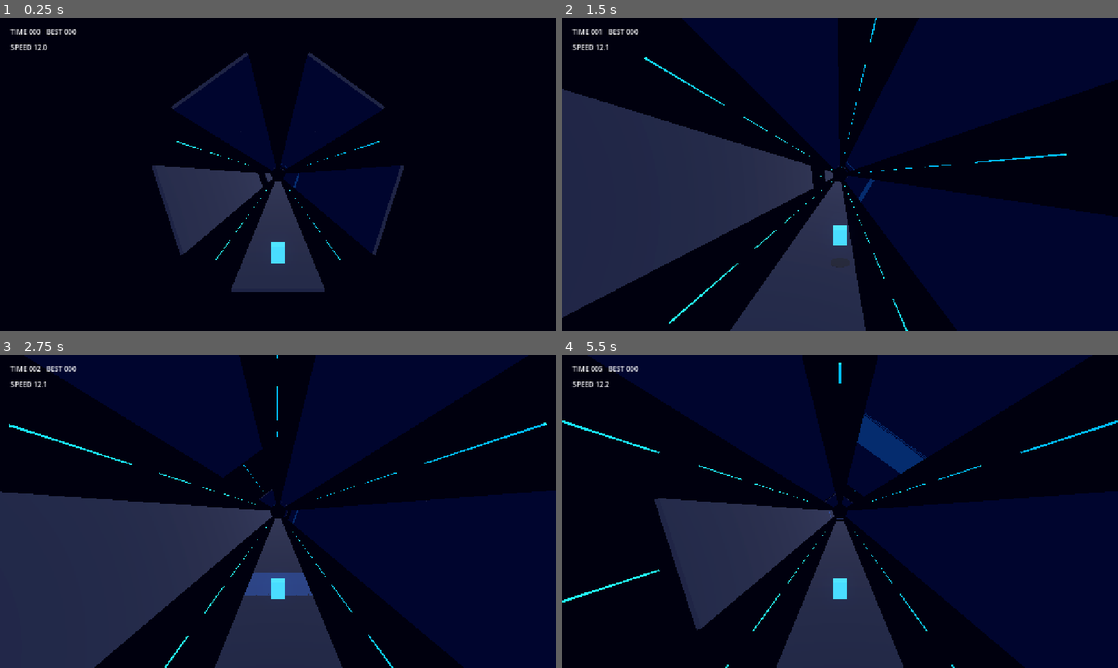
Above: before the commit, frames 1-4 (two rows, left to right).
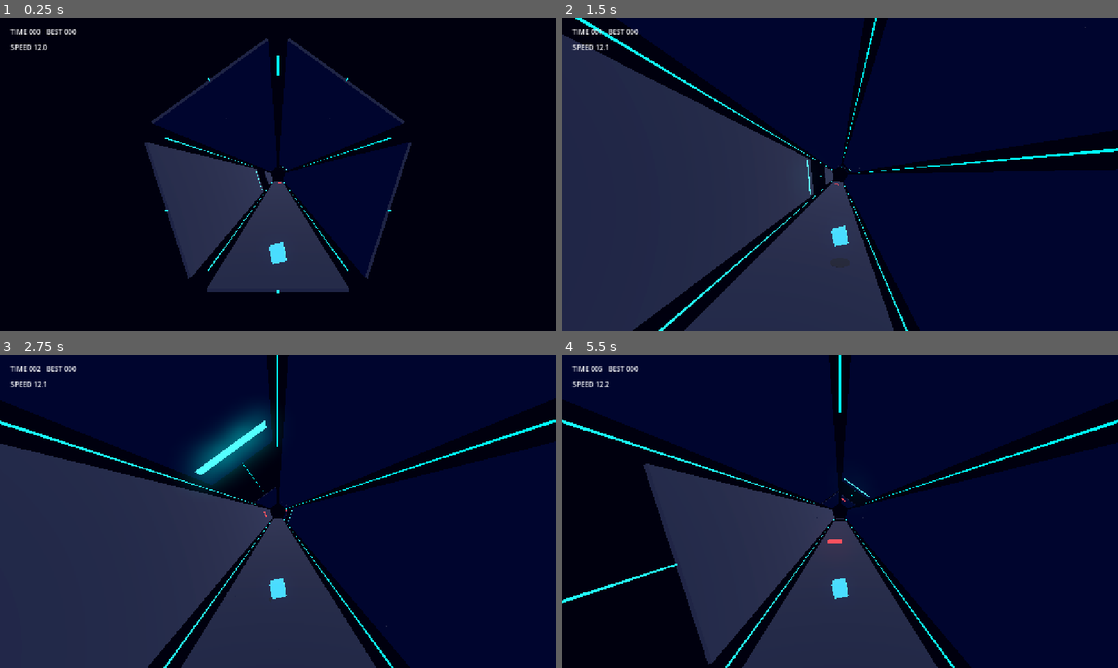
Above: after the commit, the same moments.

Repository: jeoungan/Project_1
Game: Godot game, scene res://scenes/main/ElectronDashGame.tscn
Same seed, same stepped clock (60 frames per second), same inputs: the game is played once before the commit and once after it.
Inputs:
- Up to frame 1 (0.25 s): no input
- Up to frame 2 (1.5 s): hold D (move_right) 0.53-1.28 s; hold Space (jump) 0.53-1.28 s; hold A (move_left) from 1.28 s (still down); tap Space (jump) at 1.35 s
- Up to frame 3 (2.75 s): tap Space (jump) at 1.52, 1.82 s; release A (move_left) at 2.03 s; hold D (move_right) from 2.03 s (still down); hold Space (jump) from 2.03 s (still down)
- Up to frame 4 (5.5 s): release D (move_right) at 2.78 s; release Space (jump) at 2.78 s; hold W 2.78-3.53 s; tap Space (jump) at 2.85, 3.02, 3.32, 4.35, 4.52, 4.82 s; hold Space (jump) 3.53-4.28 s; hold A (move_left) from 3.53 s (still down); hold Space (jump) from 5.03 s (still down)

The runs differ from the first frame. In frame 1, 8.8% of the frame differs, in the area x 26-74%, y 6-88%; in frame 2, 28%; in frame 3, 30%, in the area x 0-100%, y 0-100%; in frame 4, 26%.

Commit message:
feat: add full-face lanes and moving blockers

Diff:
--- a/scripts/electron_dash/electron_dash_game.gd
+++ b/scripts/electron_dash/electron_dash_game.gd
@@ -17,6 +17,7 @@
 @export var jump_buffer_seconds: float = 0.14
 @export var jump_ready_height: float = 0.08
 @export var lane_change_grace_seconds: float = 0.22
+@export var mover_phase_speed: float = 2.2
 
 var player_lane: int = 0
 var target_angle: float = 0.0
@@ -28,6 +29,7 @@
 var score: int = 0
 var best_score: int = 0
 var survival_time: float = 0.0
+var world_time: float = 0.0
 var invincible_timer: float = 0.0
 var status_message_timer: float = 0.0
 var jump_buffer_timer: float = 0.0
@@ -96,6 +98,7 @@
 	if not is_alive:
 		return
 	var speed: float = Rules.speed_for_distance(distance)
+	world_time += delta
 	survival_time += delta
 	distance += speed * delta
 	score = int(survival_time)
@@ -112,6 +115,7 @@
 	_update_jump(delta)
 	_try_consume_jump()
 	_update_player_transform(delta)
+	_animate_movers()
 	_scroll_segments(speed, delta)
 	_update_hud()
 
@@ -218,17 +222,20 @@
 		if Rules.segment_has_floor(data, lane):
 			var is_unstable := Rules.segment_has_unstable(data, lane)
 			root.add_child(_make_tile(lane, _tile_color(is_unstable), is_unstable))
+			if Rules.segment_has_jump_marker(data, lane):
+				root.add_child(_make_jump_marker(lane))
 		if Rules.segment_has_laser(data, lane):
 			root.add_child(_make_laser(lane))
+		if Rules.segment_has_mover(data, lane):
+			root.add_child(_make_moving_obstacle(lane))
 
 func _make_tunnel_grid() -> Node3D:
 	var grid := Node3D.new()
-	var color := Color(0.0, 0.65, 1.0, 1.0)
 	for lane in range(visual_grid_lanes):
 		var angle := TAU * float(lane) / float(visual_grid_lanes)
 		var mesh := BoxMesh.new()
-		mesh.size = Vector3(0.035, 0.035, segment_depth * 0.66)
-		mesh.material = _make_emissive_material(color, 1.15)
+		mesh.size = Vector3(0.045, 0.045, segment_depth * 1.12)
+		mesh.material = _make_emissive_material(_edge_color(), 1.45)
 		var rail := MeshInstance3D.new()
 		rail.mesh = mesh
 		_place_at_angle(rail, angle, tunnel_radius + 0.03)
@@ -237,12 +244,48 @@
 
 func _make_tile(lane: int, color: Color, is_unstable: bool = false) -> MeshInstance3D:
 	var mesh := BoxMesh.new()
-	mesh.size = Vector3(_panel_width(0.64), 0.12, _tile_depth(is_unstable))
+	mesh.size = Vector3(_panel_width(1.0), 0.10, _tile_depth(is_unstable))
 	mesh.material = _make_emissive_material(color, 1.8 if is_unstable else 1.35)
 	var tile := MeshInstance3D.new()
 	tile.mesh = mesh
 	_place_on_tunnel(tile, lane, tunnel_radius)
 	return tile
+
+func _make_jump_marker(lane: int) -> MeshInstance3D:
+	var mesh := BoxMesh.new()
+	mesh.size = Vector3(_panel_width(0.86), 0.06, segment_depth * 0.22)
+	mesh.material = _make_emissive_material(_jump_marker_color(), 3.1)
+	var marker := MeshInstance3D.new()
+	marker.mesh = mesh
+	_place_on_tunnel(marker, lane, tunnel_radius - 0.06)
+	marker.position.z += segment_depth * 0.32
+	return marker
+
+func _make_moving_obstacle(lane: int) -> Node3D:
+	var root := Node3D.new()
+	root.name = "MoverLane%d" % lane
+	root.set_meta("lane", lane)
+	var mesh := BoxMesh.new()
+	mesh.size = Vector3(_panel_width(0.34), 0.32, segment_depth * 0.26)
+	mesh.material = _make_emissive_material(Color(1.0, 0.1, 0.12, 1.0), 2.7)
+	var mover := MeshInstance3D.new()
+	mover.mesh = mesh
+	_position_mover_mesh(mover, lane)
+	root.add_child(mover)
+	return root
+
+func _animate_movers() -> void:
+	for segment in segments:
+		var segment_root := segment["root"] as Node3D
+		for child in segment_root.get_children():
+			if child.has_meta("lane") and child.get_child_count() > 0:
+				var mover := child.get_child(0) as MeshInstance3D
+				if mover != null:
+					_position_mover_mesh(mover, int(child.get_meta("lane")))
+
+func _position_mover_mesh(mover: MeshInstance3D, lane: int) -> void:
+	_place_on_tunnel(mover, lane, tunnel_radius - 0.28)
+	mover.position += _lane_tangent(lane) * _mover_offset(lane)
 
 func _make_laser(lane: int) -> Node3D:
 	var root := Node3D.new()
@@ -264,6 +307,10 @@
 	var angle: float = _visual_lane_angle(lane)
 	_place_at_angle(node, angle, radius)
 
+func _lane_tangent(lane: int) -> Vector3:
+	var angle: float = _visual_lane_angle(lane)
+	return Vector3(-sin(angle), cos(angle), 0.0)
+
 func _place_at_angle(node: Node3D, angle: float, radius: float) -> void:
 	var normal := Vector3(cos(angle), sin(angle), 0.0)
 	var tangent := Vector3(-sin(angle), cos(angle), 0.0)
@@ -276,13 +323,25 @@
 	return PI * 1.5 - _visual_lane_angle(lane)
 
 func _panel_width(scale_factor: float) -> float:
-	return max(2.2, TAU * tunnel_radius / float(lane_count) * scale_factor)
+	return _lane_surface_width() * scale_factor
+
+func _lane_surface_width() -> float:
+	return TAU * tunnel_radius / float(lane_count) * 0.98
 
 func _tile_depth(_is_unstable: bool) -> float:
 	return segment_depth * 1.08
 
 func _tile_color(is_unstable: bool) -> Color:
 	return Color(0.035, 0.10, 0.24, 1.0) if is_unstable else Color(0.012, 0.045, 0.14, 1.0)
+
+func _edge_color() -> Color:
+	return Color(0.0, 0.82, 1.0, 1.0)
+
+func _jump_marker_color() -> Color:
+	return Color(0.1, 1.0, 0.95, 1.0)
+
+func _mover_offset(lane: int) -> float:
+	return sin(world_time * mover_phase_speed + float(lane) * 0.8) * _lane_surface_width() * 0.26
 
 func _configure_world() -> void:
 	var environment := Environment.new()
@@ -305,9 +364,10 @@
 	for child in player_visual.get_children():
 		child.free()
 	var mesh := BoxMesh.new()
-	mesh.size = Vector3(0.58, 0.72, 0.58)
+	mesh.size = Vector3(0.62, 0.62, 0.62)
 	mesh.material = _make_emissive_material(Color(0.16, 0.55, 1.0, 1.0), 1.25)
 	player_visual.mesh = mesh
+	player_visual.rotation.z = deg_to_rad(12.0)
 
 	if shadow_visual == null:
 		var shadow_mesh := CylinderMesh.new()
--- a/scripts/electron_dash/electron_dash_rules.gd
+++ b/scripts/electron_dash/electron_dash_rules.gd
@@ -34,12 +34,26 @@
 		return false
 	return bool(unstable[lane])
 
+static func segment_has_mover(segment: Dictionary, lane: int) -> bool:
+	var movers: Array = segment.get("movers", [])
+	if lane < 0 or lane >= movers.size():
+		return false
+	return bool(movers[lane])
+
+static func segment_has_jump_marker(segment: Dictionary, lane: int) -> bool:
+	var jump_markers: Array = segment.get("jump_markers", [])
+	if lane < 0 or lane >= jump_markers.size():
+		return false
+	return bool(jump_markers[lane])
+
 static func should_crash(segment: Dictionary, lane: int, is_grounded: bool, _is_ducking: bool) -> bool:
 	if is_grounded and not segment_has_floor(segment, lane):
 		return true
 	if is_grounded and segment_has_unstable(segment, lane):
 		return true
 	if segment_has_laser(segment, lane):
+		return true
+	if is_grounded and segment_has_mover(segment, lane):
 		return true
 	return false
 
@@ -50,10 +64,14 @@
 	var floors: Array = []
 	var lasers: Array = []
 	var unstable: Array = []
+	var movers: Array = []
+	var jump_markers: Array = []
 	for _i in range(lane_count):
 		floors.append(true)
 		lasers.append(false)
 		unstable.append(false)
+		movers.append(false)
+		jump_markers.append(false)
 
 	if index >= SAFE_START_SEGMENTS:
 		var gap_lane: int = long_gap_lane_for_segment(index, lane_count, map_seed)
@@ -61,21 +79,26 @@
 			floors[gap_lane] = false
 			if index % (LONG_GAP_CYCLE * 2) == 0:
 				floors[wrap_lane(gap_lane, 1, lane_count)] = false
-		if index % 9 == 0 and gap_lane < 0:
-			var unstable_lane := positive_mod(map_seed * 11 + index * 4 + 1, lane_count)
-			if bool(floors[unstable_lane]) and not bool(lasers[unstable_lane]):
-				unstable[unstable_lane] = true
-		if not _arrays_have_safe_lane(floors, lasers, unstable, lane_count):
+		var warning_lane: int = long_gap_lane_for_segment(index + 1, lane_count, map_seed)
+		if warning_lane >= 0:
+			jump_markers[warning_lane] = true
+		if index % 11 == 0 and gap_lane < 0:
+			var mover_lane := positive_mod(map_seed * 7 + index * 2 + 3, lane_count)
+			movers[mover_lane] = true
+		if not _arrays_have_safe_lane(floors, lasers, unstable, movers, lane_count):
 			var safe_lane := positive_mod(index + 1, lane_count)
 			floors[safe_lane] = true
 			lasers[safe_lane] = false
 			unstable[safe_lane] = false
+			movers[safe_lane] = false
 
 	return {
 		"index": index,
 		"floors": floors,
 		"lasers": lasers,
-		"unstable": unstable
+		"unstable": unstable,
+		"movers": movers,
+		"jump_markers": jump_markers
 	}
 
 static func long_gap_lane_for_segment(index: int, lane_count: int = LANE_COUNT, map_seed: int = 0) -> int:
@@ -90,7 +113,7 @@
 
 static func segment_has_safe_lane(segment: Dictionary, lane_count: int = LANE_COUNT) -> bool:
 	for lane in range(lane_count):
-		if segment_has_floor(segment, lane) and not segment_has_laser(segment, lane) and not segment_has_unstable(segment, lane):
+		if segment_has_floor(segment, lane) and not segment_has_laser(segment, lane) and not segment_has_unstable(segment, lane) and not segment_has_mover(segment, lane):
 			return true
 	return false
 
@@ -100,8 +123,8 @@
 		result += modulo
 	return result
 
-static func _arrays_have_safe_lane(floors: Array, lasers: Array, unstable: Array, lane_count: int) -> bool:
+static func _arrays_have_safe_lane(floors: Array, lasers: Array, unstable: Array, movers: Array, lane_count: int) -> bool:
 	for lane in range(lane_count):
-		if bool(floors[lane]) and not bool(lasers[lane]) and not bool(unstable[lane]):
+		if bool(floors[lane]) and not bool(lasers[lane]) and not bool(unstable[lane]) and not bool(movers[lane]):
 			return true
 	return false
--- a/scripts/tests/test_electron_dash_game_behavior.gd
+++ b/scripts/tests/test_electron_dash_game_behavior.gd
@@ -26,6 +26,12 @@
 		return
 	if not _check(game._tile_depth(false) >= game.segment_depth * 1.02, "ordinary road tiles overlap into a continuous path"):
 		return
+	if not _check(game._panel_width(1.0) >= game._lane_surface_width() * 0.96, "each road face fills the whole lane surface"):
+		return
+	if not _check(game._edge_color().g > 0.6 and game._edge_color().b > 0.9, "lane dividers are bright sky blue"):
+		return
+	if not _check(game._jump_marker_color().g > 0.9 and game._jump_marker_color().b > 0.8, "jump warning marker is fluorescent"):
+		return
 	var stable_color: Color = game._tile_color(false)
 	var unstable_color: Color = game._tile_color(true)
 	if not _check(stable_color.b < 0.28 and stable_color.r < 0.08, "stable tiles are dark navy"):
@@ -38,6 +44,17 @@
 	if not _check(not hint_label.visible, "bottom key hint stays hidden"):
 		return
 	if not _check(game.player_visual.mesh is BoxMesh, "player is a simple cube"):
+		return
+	var box_mesh := game.player_visual.mesh as BoxMesh
+	if not _check(is_equal_approx(box_mesh.size.x, box_mesh.size.y), "player cube has square front"):
+		return
+	if not _check(game.player_visual.rotation.z != 0.0, "player cube is tilted for bounce feel"):
+		return
+	game.world_time = 0.0
+	var mover_offset_a: float = game._mover_offset(0)
+	game.world_time = 0.6
+	var mover_offset_b: float = game._mover_offset(0)
+	if not _check(abs(mover_offset_a - mover_offset_b) > 0.05, "moving obstacle sweeps across a face over time"):
 		return
 
 	game._change_lane(1)
--- a/scripts/tests/test_electron_dash_rules.gd
+++ b/scripts/tests/test_electron_dash_rules.gd
@@ -28,6 +28,10 @@
 		return
 	if not _check(default_segment["unstable"].size() == 5, "default segment has five unstable flags"):
 		return
+	if not _check(default_segment["movers"].size() == 5, "default segment has five moving obstacle flags"):
+		return
+	if not _check(default_segment["jump_markers"].size() == 5, "default segment has five jump warning flags"):
+		return
 	if not _check(not default_segment.has("hearts"), "segments do not spawn collectibles"):
 		return
 
@@ -45,6 +49,8 @@
 			long_gap_lane = lane
 	if not _check(long_gap_lane >= 0, "jump-gap hazards span multiple rows"):
 		return
+	if not _check(Rules.segment_has_jump_marker(Rules.make_segment(9, 5, 1001), long_gap_lane), "jump warning appears before long gap"):
+		return
 
 	for index in range(Rules.SAFE_START_SEGMENTS, Rules.SAFE_START_SEGMENTS + 30):
 		var generated_segment: Dictionary = Rules.make_segment(index, 5, 1001)
@@ -52,8 +58,14 @@
 			return
 		if not _check(generated_segment["lasers"].find(true) == -1, "generated segments do not use laser blockers"):
 			return
+		if not _check(generated_segment["unstable"].find(true) == -1, "generated segments do not use vanishing tiles"):
+			return
 		if not _check(Rules.segment_has_safe_lane(generated_segment, 5), "generated segment remains avoidable"):
 			return
+
+	var mover_segment: Dictionary = Rules.make_segment(22, 5, 1001)
+	if not _check(mover_segment["movers"].find(true) >= 0, "moving rectangular obstacles appear on the road"):
+		return
 
 	var safe_segment := Rules.make_segment(0, 12)
 	for lane in range(12):
@@ -63,13 +75,24 @@
 	var danger_segment := {
 		"floors": [true, false, true],
 		"lasers": [false, true, false],
-		"unstable": [false, false, true]
+		"unstable": [false, false, true],
+		"movers": [false, false, false],
+		"jump_markers": [false, false, false]
 	}
 	if not _check(Rules.should_crash(danger_segment, 1, true, false), "grounded player crashes on missing floor"):
 		return
 	if not _check(Rules.should_crash(danger_segment, 1, false, false), "laser still hits while airborne if present"):
 		return
 	if not _check(Rules.should_crash(danger_segment, 2, true, false), "unstable panels collapse under grounded player"):
+		return
+	var mover_danger_segment := {
+		"floors": [true, true, true],
+		"lasers": [false, false, false],
+		"unstable": [false, false, false],
+		"movers": [false, true, false],
+		"jump_markers": [false, false, false]
+	}
+	if not _check(Rules.should_crash(mover_danger_segment, 1, true, false), "moving obstacle hits its lane"):
 		return
 	if not _check(Rules.speed_for_distance(1000.0) > Rules.speed_for_distance(0.0), "speed rises with distance"):
 		return
Not shown, changed: README.md
